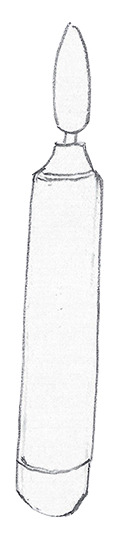
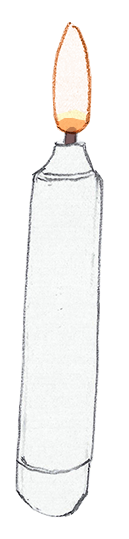
Two versions of the same layered image (w=129, h=539). Layer-by-layer changes:
added layer "colors" (multiply, 75%) above "colors2" over [16, 109, 104, 517]
added layer "colors2" (color, 75%) above "lines" over [52, 22, 92, 136]
